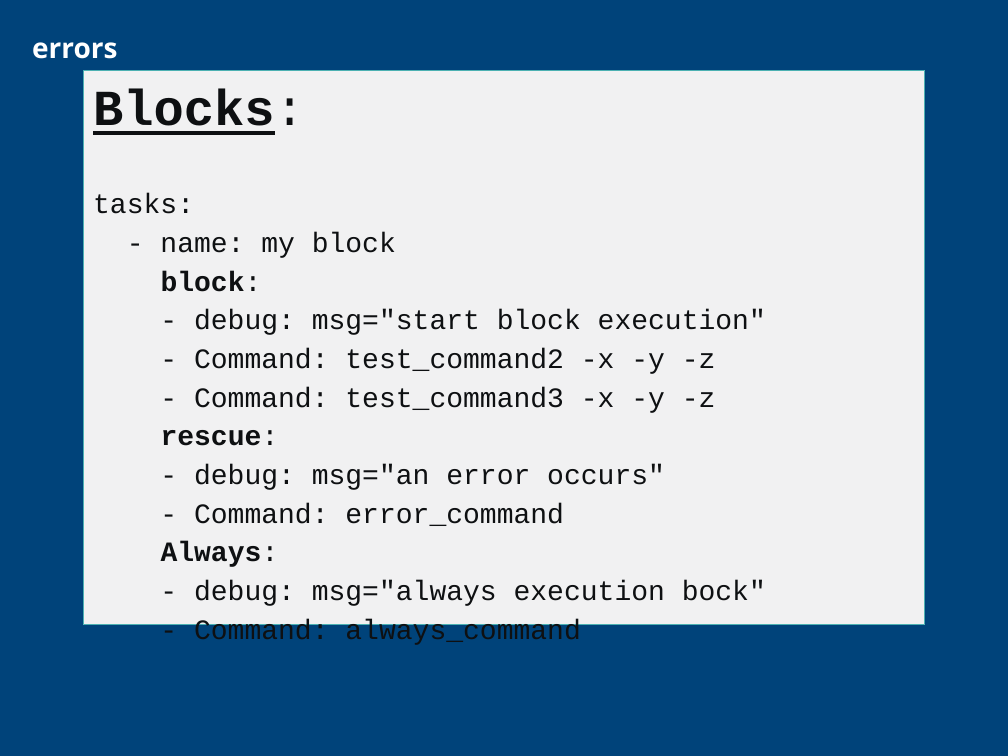
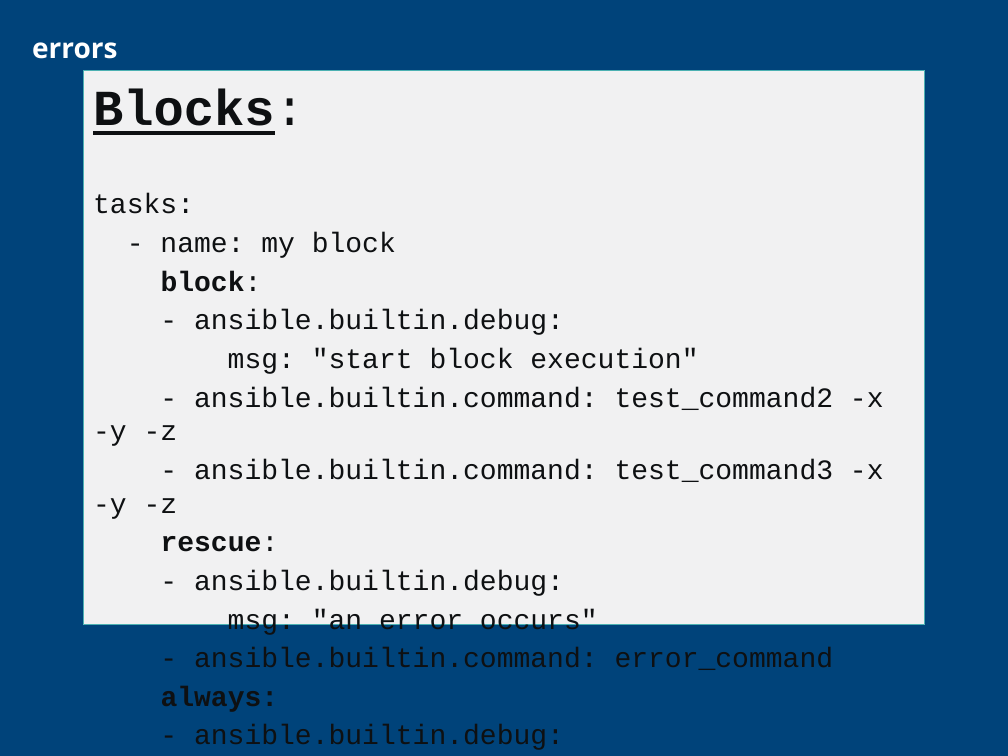
Before and after one commit to CCoupel/ansible-training, a slide deck: slide 74 of Ansible Training.pptx. Drawn at 1008x756 pixels with LibreOffice and Linux fonts; fonts in the diff are those of the drawing; background and template pictures are left out. Boxes give left, top, right and bottom in pixels: in the first picture for what was removed or moved away, otherwise in the second. Text is boxed around its words. In the diff, an @@ line names an element or a change of style, - is before the commit and + after.

```diff
--- a/Ansible Training.pptx
+++ b/Ansible Training.pptx
@@ text in freeform shape at box(93, 310, 884, 519): text changed @@
-- debug: msg="start block execution"
-- Command: test_command2 -x -y -z
-- Command: test_command3 -x -y -z
+- ansible.builtin.debug:
+msg: "start block execution"
+- ansible.builtin.command: test_command2 -x -y -z
+- ansible.builtin.command: test_command3 -x -y -z
@@ text in freeform shape at box(161, 570, 834, 750): text changed @@
-- debug: msg="an error occurs"
-- Command: error_command
-Always:
-- debug: msg="always execution bock"
-- Command: always_command
+- ansible.builtin.debug:
+msg: "an error occurs"
+- ansible.builtin.command: error_command
+always:
+- ansible.builtin.debug:
+msg: "always execution block"
+- ansible.builtin.command: always_command
```
Also in this commit, not shown: 21 other slides changed.
